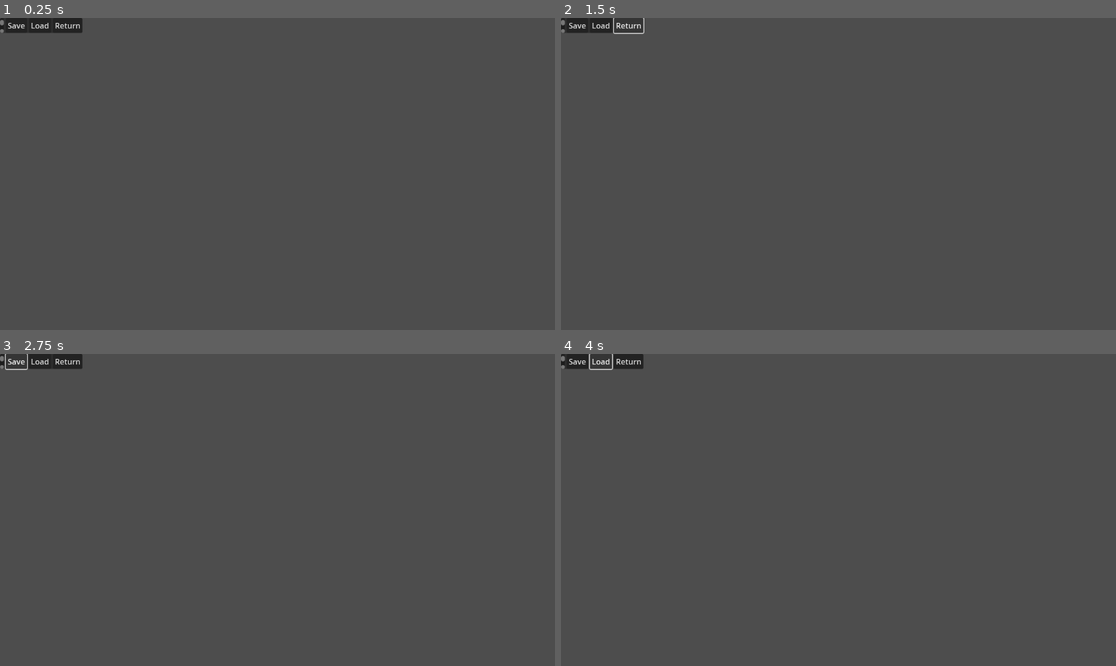
Above: before the commit, frames 1-4 (two rows, left to right).
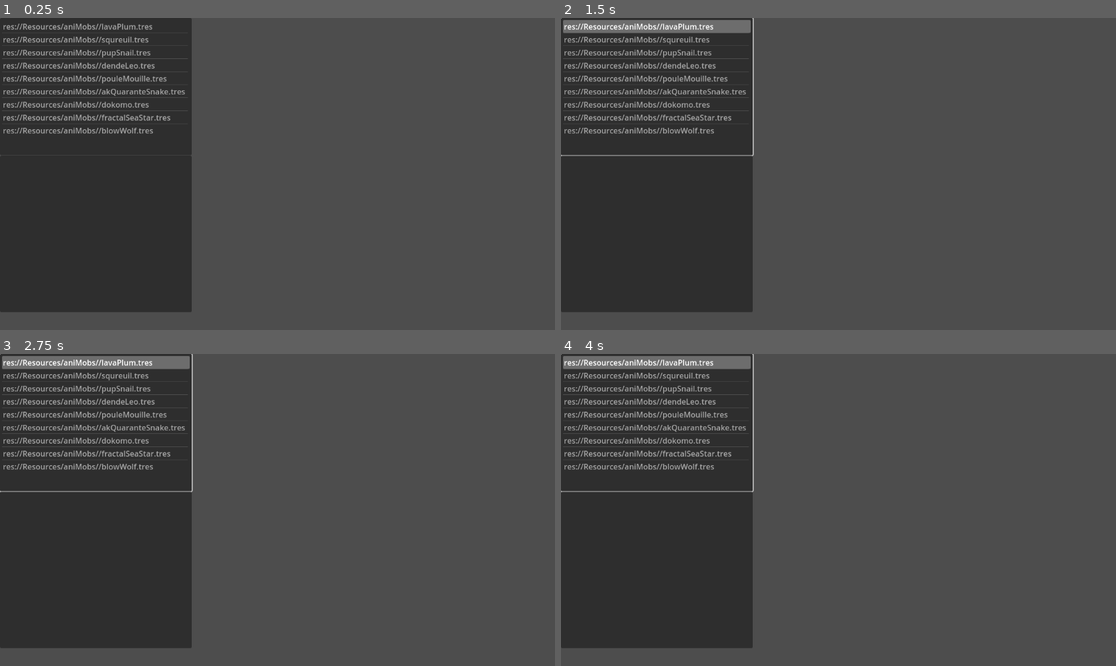
Above: after the commit, the same moments.

Repository: sassani134/GMTK2024_BTS
Game: Godot game, scene res://Scenes/team_build_scene.tscn
Same seed, same stepped clock (60 frames per second), same inputs: the game is played once before the commit and once after it. The project has no main scene, so this scene is started directly.
Inputs (mouse positions are in pixels of both pictures, inside the frame that each line leads up to):
- Up to frame 1 (0.25 s): no input
- Up to frame 2 (1.5 s): tap Enter at 0.5 s; click (627, 24) at 1.25 s, where only the run before the commit has a clickable "Return"
- Up to frame 3 (2.75 s): click (16, 360) at 2 s, where only the run before the commit has a clickable "Save"
- Up to frame 4 (4 s): click (599, 360) at 2.75 s, where only the run before the commit has a clickable "Load"

The runs differ from the first frame. In frame 1, 30% of the frame differs, in the area x 0-35%, y 0-95%; in frame 2, 31%; in frame 3, 31%; in frame 4, 31%.

Commit message:
Create Scene for team building

Diff:
--- a/Scenes/team_build_scene.tscn
+++ b/Scenes/team_build_scene.tscn
@@ -1,6 +1,7 @@
-[gd_scene load_steps=2 format=3 uid="uid://bi5chx22p7v21"]
+[gd_scene load_steps=3 format=3 uid="uid://bi5chx22p7v21"]
 
-[ext_resource type="PackedScene" uid="uid://brmvud86ytg16" path="res://Scenes/panel_container_save_bottom.tscn" id="1_mwky2"]
+[ext_resource type="Script" path="res://Resources/characters/item_list_character.gd" id="1_q1l3r"]
+[ext_resource type="Script" path="res://Scripts/item_list_animob.gd" id="1_xd08l"]
 
 [node name="TeamBuildScene" type="Control"]
 layout_mode = 3
@@ -10,6 +11,18 @@
 grow_horizontal = 2
 grow_vertical = 2
 
-[node name="PanelContainerSaveBottom" parent="." instance=ExtResource("1_mwky2")]
-layout_mode = 0
-anchors_preset = 0
+[node name="ItemListCharacter" type="ItemList" parent="."]
+layout_mode = 1
+offset_right = 398.0
+offset_bottom = 285.0
+script = ExtResource("1_q1l3r")
+
+[node name="ItemListAnimob" type="ItemList" parent="."]
+layout_mode = 1
+anchors_preset = 9
+anchor_bottom = 1.0
+offset_top = 286.0
+offset_right = 398.0
+offset_bottom = -37.0
+grow_vertical = 2
+script = ExtResource("1_xd08l")
